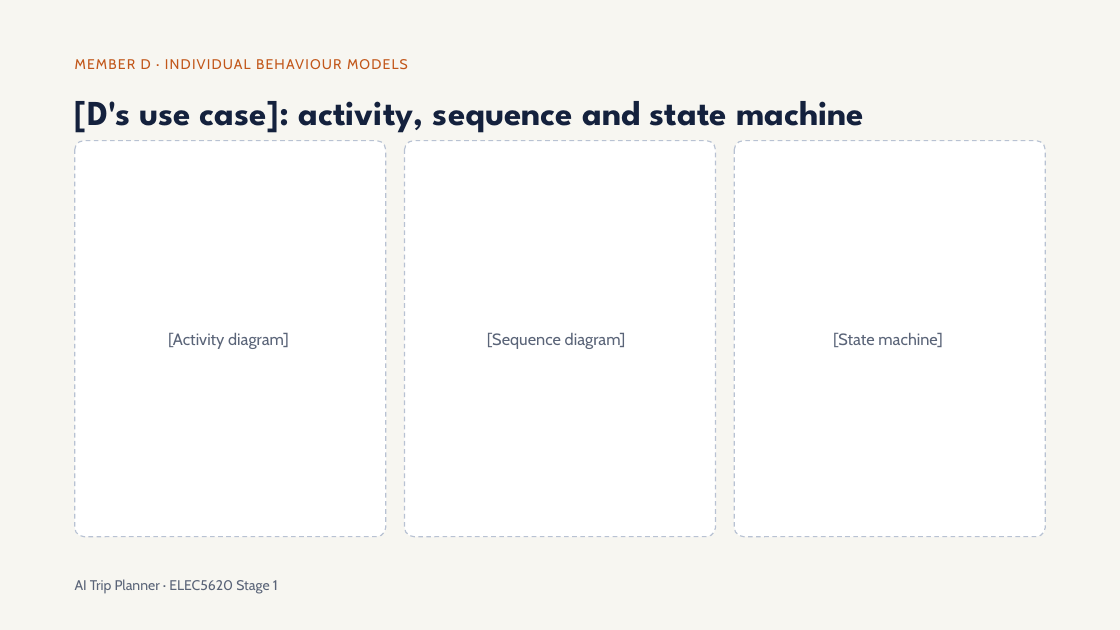
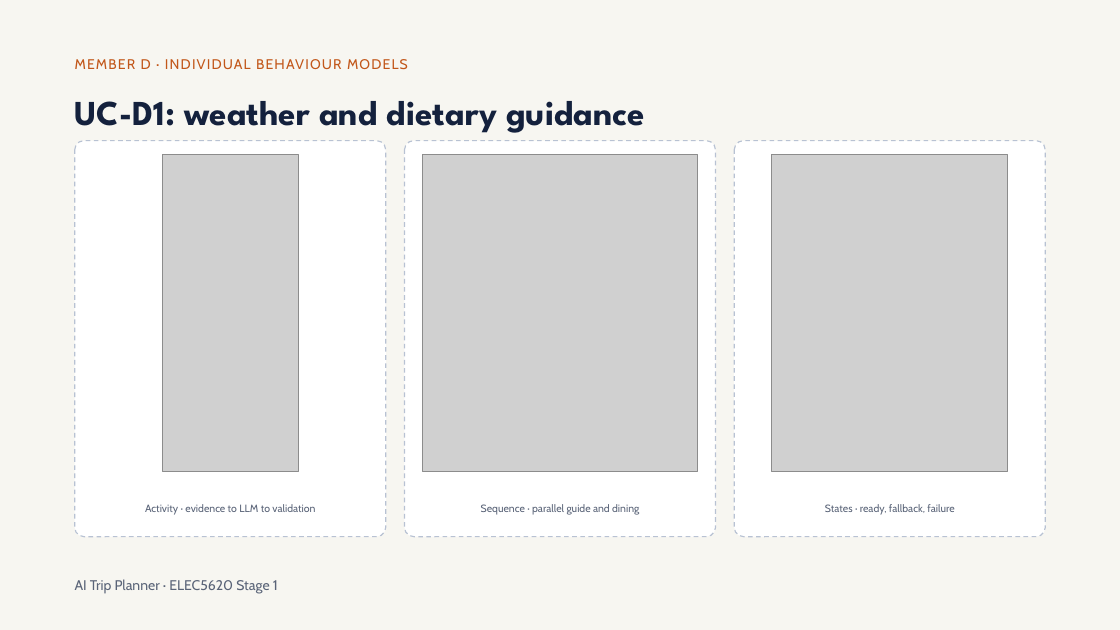
Before and after one commit to Lilstanie/AI_TRIP_PLANNER, a slide deck: slide 19 of submission/stage1/ELEC5620_Stage1_Slides.pptx. Drawn at 1120x630 pixels with LibreOffice and Linux fonts; fonts in the diff are those of the drawing; grey boxes stand for pictures. Boxes give left, top, right and bottom in pixels: in the first picture for what was removed or moved away, otherwise in the second. Text is boxed around its words. In the diff, an @@ line names an element or a change of style, - is before the commit and + after.

```diff
--- a/submission/stage1/ELEC5620_Stage1_Slides.pptx
+++ b/submission/stage1/ELEC5620_Stage1_Slides.pptx
@@ text at [75,101,645,133]: text changed @@
-[D's use case]: activity, sequence and state machine
+UC-D1: weather and dietary guidance
@@ picture added at [162,155,297,471] @@
@@ picture added at [423,155,698,471] @@
@@ picture added at [772,155,1008,471] @@
@@ text removed at [833,332,942,347] @@
-[State machine]
@@ text at [145,504,315,515]: text changed; size 14 to 9 pt @@
-[Activity diagram]
+Activity · evidence to LLM to validation
@@ text at [481,504,639,515]: text changed; size 14 to 9 pt @@
-[Sequence diagram]
+Sequence · parallel guide and dining
@@ text added at [825,504,954,515], 9 pt, text #5A6478 @@
+States · ready, fallback, failure
```
Also in this commit, not shown: 25 other files.
